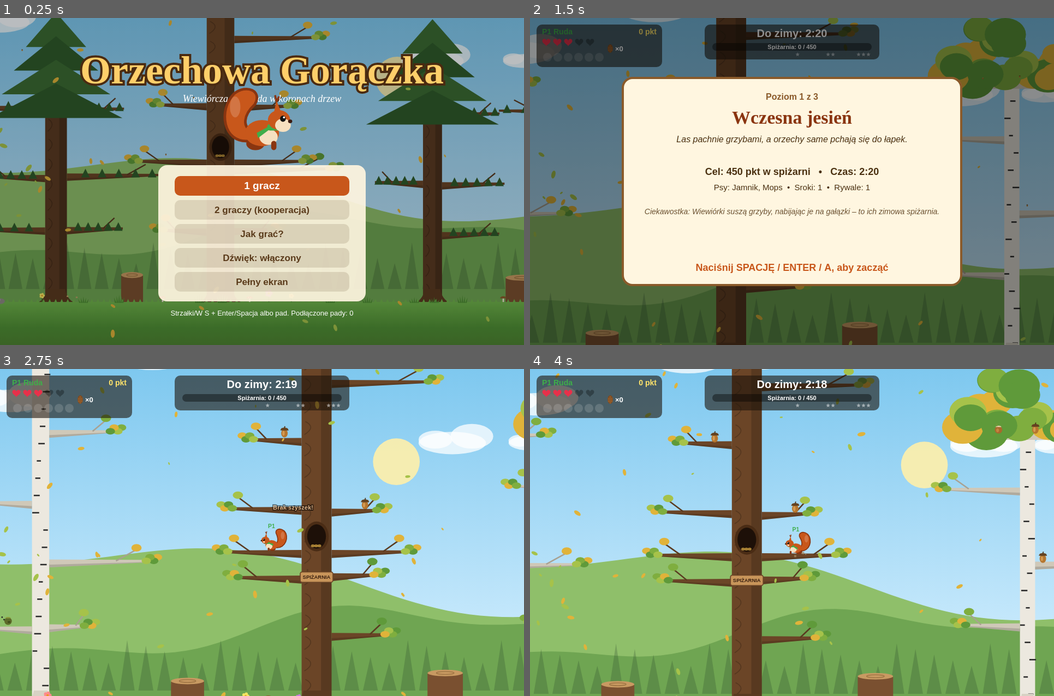
Above: before the commit, frames 1-4 (two rows, left to right).
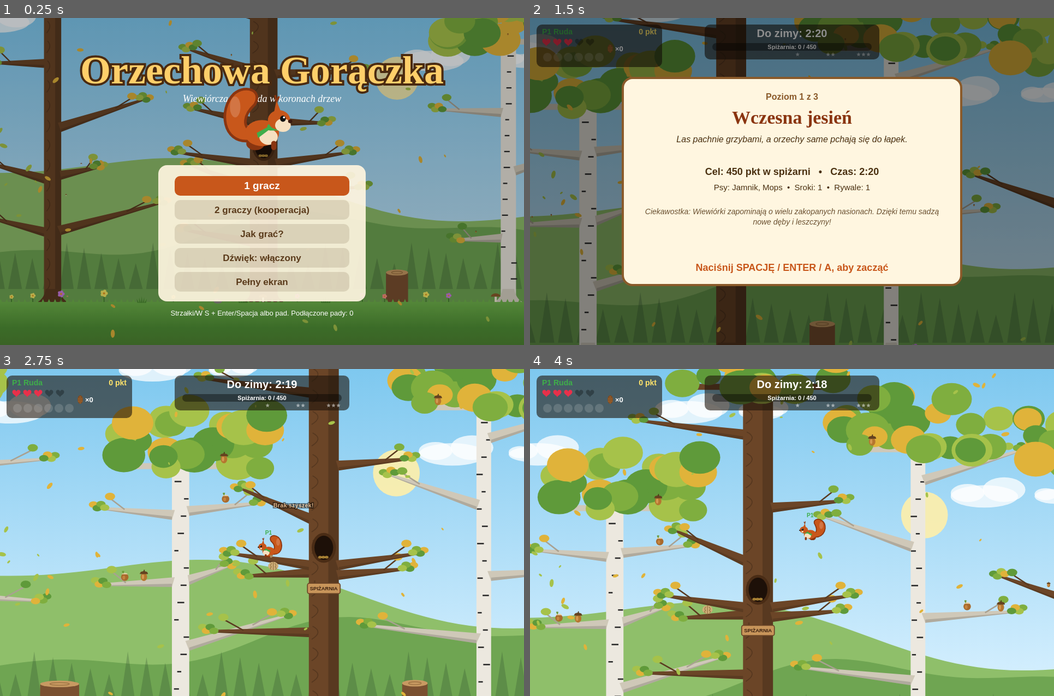
Above: after the commit, the same moments.

Repository: jab-jab-coder/game04
Game: browser game, page index.html
Same seed, same stepped clock (60 frames per second), same inputs: the game is played once before the commit and once after it.
Inputs (mouse positions are in pixels of both pictures, inside the frame that each line leads up to):
- Up to frame 1 (0.25 s): no input
- Up to frame 2 (1.5 s): click (792, 181) at 0.27 s; hold Right from 1.03 s (still down); tap Space at 1.1 s
- Up to frame 3 (2.75 s): release Right at 1.53 s; hold Down 1.58-1.85 s; tap Space at 1.6, 2.1, 2.6 s; hold Left 1.9-2.47 s; tap Enter at 2.52 s; hold Up from 2.52 s (still down)
- Up to frame 4 (4 s): release Up at 2.82 s; hold Right 2.87-3.53 s; tap Space at 3.1, 3.6 s; hold Up 3.58-3.82 s; hold Left from 3.87 s (still down)

The runs differ from the first frame. In frame 1, 22% of the frame differs, in the area x 0-100%, y 0-88%; in frame 2, 21%; in frame 3, 39%; in frame 4, 60%, in the area x 0-100%, y 0-100%.

Commit message:
Gałęzie rosną pod różnymi kątami
Gałęzie liściastych drzew od -6° do +28°, iglastych od -12° do +10°.
Wiewiórki, przedmioty i AI rywali poruszają się po rzeczywistej linii gałęzi,
bez zmiany prędkości poziomej, ześlizgiwania ani wpływu na skoki.

Co-Authored-By: Claude Opus 5.5 <noreply@anthropic.com>

Diff:
--- a/js/entities.js
+++ b/js/entities.js
@@ -36,8 +36,9 @@
   // Zejście z pnia na gałąź. Płynnie (małe przesunięcie), a przed powrotem na pień chroni
   // reguła „nie chwytaj pnia, idąc od niego” + krótka histereza switchCd.
   stepOntoPlatform(p, dir) {
-    this.state = 'ground'; this.plat = p; this.y = p.y; this.tree = null;
+    this.state = 'ground'; this.plat = p; this.tree = null;
     this.x = clamp(this.x + dir * 8, p.x + 2, p.x + p.w - 2);
+    this.y = platY(p, this.x);
     this.vx = dir * 140;
     this.switchCd = 0.2;
   }
@@ -100,6 +101,8 @@
       this.x += this.vx * dt;
       if (this.plat && (this.x < this.plat.x - 4 || this.x > this.plat.x + this.plat.w + 4)) {
         this.state = 'air'; this.plat = null; this.airMax = Math.max(RUN, Math.abs(this.vx));
+      } else if (this.plat) {
+        this.y = platY(this.plat, this.x); // idzie wzdłuż (skośnej) gałęzi, prędkość pozioma bez zmian
       }
       if (this.state === 'ground' && this.bury <= 0 && !(this.switchCd > 0)) {
         if (iy === -1) {
@@ -149,7 +152,7 @@
       }
       this.vx = clamp(this.vx, -this.airMax, this.airMax);
       if (this.vy > 1300) this.vy = 1300;
-      const prevY = this.y;
+      const prevY = this.y, prevX = this.x;
       this.x += this.vx * dt;
       this.y += this.vy * dt;
 
@@ -162,11 +165,11 @@
         let best = null;
         for (const p of world.platforms) {
           if (p === this.dropIgnore && this.dropT > 0) continue;
-          if (prevY <= p.y + 0.5 && this.y >= p.y && this.x >= p.x - 3 && this.x <= p.x + p.w + 3) {
-            if (!best || p.y < best.y) best = p;
-          }
-        }
-        if (best) this.land(best, game);
+          if (this.x < p.x - 3 || this.x > p.x + p.w + 3) continue;
+          const py = platY(p, this.x);
+          if (prevY <= platY(p, prevX) + 0.5 && this.y >= py && (!best || py < best.py)) best = { p, py };
+        }
+        if (best) this.land(best.p, game);
         else if (this.y >= GROUND_Y) this.land(null, game);
       }
     }
@@ -206,7 +209,7 @@
   land(p, game) {
     const impact = this.vy;
     this.leftTree = null;
-    this.state = 'ground'; this.plat = p; this.y = p ? p.y : GROUND_Y; this.vy = 0;
+    this.state = 'ground'; this.plat = p; this.y = p ? platY(p, this.x) : GROUND_Y; this.vy = 0;
     if (impact > 1080 && this.powers.golden <= 0) {
       this.stun = 1.1; this.vx = 0;
       game.dust(this.x, this.y, 14, '#c9b38a');
@@ -326,13 +329,14 @@
 
     const tgt = this.target || { x: this.wanderX, y: GROUND_Y, tree: null };
     const ttree = tgt.tree || null;
+    const tgtY = tgt.plat ? tgt.plat.y : tgt.y; // wysokość wejścia na gałąź celu (przy pniu)
     const goTo = (x) => { if (Math.abs(x - s.x) > 6) c.x = Math.sign(x - s.x); };
 
     if (s.state === 'climb') {
       const t = s.tree;
       if (t === ttree) {
-        if (tgt.y < s.y - 8) c.y = -1;
-        else if (tgt.y > s.y + 8) c.y = 1;
+        if (tgtY < s.y - 8) c.y = -1;
+        else if (tgtY > s.y + 8) c.y = 1;
         else c.x = Math.sign(tgt.x - s.x) || 1;
       } else c.y = 1;
     } else if (s.state === 'ground') {
@@ -343,10 +347,10 @@
         goTo(tgt.x); if (Math.abs(tgt.x - s.x) < 8) c.x = 1;
       } else {
         const t = s.plat.tree;
-        if (t === ttree && Math.abs(s.plat.y - tgt.y) < 6) goTo(tgt.x);
+        if (t === ttree && (tgt.plat === s.plat || Math.abs(s.plat.y - tgtY) < 6)) goTo(tgt.x);
         else {
           const cx = t.x + t.w / 2; goTo(cx);
-          if (Math.abs(cx - s.x) < 10) c.y = (t === ttree && tgt.y < s.y) ? -1 : 1;
+          if (Math.abs(cx - s.x) < 10) c.y = (t === ttree && tgtY < s.y) ? -1 : 1;
         }
       }
     } else {
@@ -556,16 +560,16 @@
     if (this.spawnAnim > 0) this.spawnAnim -= dt;
     if (this.pickCd > 0) this.pickCd -= dt;
     if (this.resting) return;
-    const prevY = this.y;
+    const prevY = this.y, prevX = this.x;
     this.vy += GRAVITY * dt;
     this.x += this.vx * dt; this.y += this.vy * dt;
     this.vx *= 0.99;
     this.x = clamp(this.x, 15, world.width - 15);
     if (this.vy > 0) {
       for (const p of world.platforms) {
-        if (prevY <= p.y && this.y >= p.y && this.x >= p.x && this.x <= p.x + p.w) {
-          this.y = p.y; this.rest(p); return;
-        }
+        if (this.x < p.x || this.x > p.x + p.w) continue;
+        const py = platY(p, this.x);
+        if (prevY <= platY(p, prevX) && this.y >= py) { this.y = py; this.rest(p); return; }
       }
       if (this.y >= GROUND_Y) { this.y = GROUND_Y; this.rest(null); }
     }
--- a/js/main.js
+++ b/js/main.js
@@ -92,7 +92,7 @@
     const sp = randomSpawnPoint(this.world, false);
     const type = weightedType(sp.ground);
     let plat = null;
-    if (!sp.ground) plat = this.world.platforms.find((p) => Math.abs(p.y - sp.y) < 0.1 && sp.x >= p.x && sp.x <= p.x + p.w) || null;
+    if (!sp.ground) plat = sp.plat || null;
     if (initial && type === 'golden') return; // złoty żołądź nie od razu
     for (const p of this.players) if (Math.abs(p.x - sp.x) < 60 && Math.abs(p.y - sp.y) < 60) return;
     const it = new Item(type, sp.x, sp.y, { resting: true, plat });
@@ -273,7 +273,7 @@
     const p = cands.length ? cands[Math.floor(Math.random() * cands.length)] : t.crownPlat;
     this.dust(r.x, r.y, 16, '#dddddd');
     r.x = p.side < 0 ? p.x + p.w * 0.35 : p.side > 0 ? p.x + p.w * 0.65 : p.x + p.w / 2;
-    r.y = p.y; r.state = 'ground'; r.plat = p; r.tree = null; r.vx = 0; r.vy = 0; r.charging = false;
+    r.y = platY(p, r.x); r.state = 'ground'; r.plat = p; r.tree = null; r.vx = 0; r.vy = 0; r.charging = false;
     this.sparkle(r.x, r.y - 14, '#e8e8e8');
     this.addText(r.x, r.y - 40, 'Puff!', '#eeeeee', 16);
   }
--- a/js/render.js
+++ b/js/render.js
@@ -129,41 +129,48 @@
   const t = p.tree;
   const base = p.side < 0 ? t.x : t.x + t.w;
   const tip = p.side < 0 ? p.x : p.x + p.w;
+  const by = p.y, ty = platY(p, tip);            // wysokość przy pniu i na końcu gałęzi
+  const yAt = (f) => lerp(by, ty, f);            // punkt na górnej krawędzi gałęzi
+  // gałąź wrasta w pień nieco niżej (zgrubienie u nasady)
   ctx.fillStyle = t.kind === 'birch' ? '#cfc8b8' : '#6b4527';
   ctx.beginPath();
-  ctx.moveTo(base, p.y - 1);
-  ctx.lineTo(tip, p.y);
-  ctx.lineTo(tip, p.y + 5);
-  ctx.lineTo(base, p.y + 16);
+  ctx.moveTo(base - (tip - base) * 0.04, by - 3);
+  ctx.lineTo(tip, ty);
+  ctx.lineTo(tip, ty + 5);
+  ctx.lineTo(base, by + 18);
   ctx.closePath(); ctx.fill();
   ctx.fillStyle = 'rgba(0,0,0,0.15)';
-  ctx.beginPath(); ctx.moveTo(base, p.y + 10); ctx.lineTo(tip, p.y + 4); ctx.lineTo(tip, p.y + 5); ctx.lineTo(base, p.y + 16); ctx.fill();
-  // gałązka
+  ctx.beginPath(); ctx.moveTo(base, by + 11); ctx.lineTo(tip, ty + 4); ctx.lineTo(tip, ty + 5); ctx.lineTo(base, by + 18); ctx.fill();
+  // gałązka boczna
   ctx.strokeStyle = ctx.fillStyle = t.kind === 'birch' ? '#a9a191' : '#5a3a20';
   ctx.lineWidth = 3;
-  const mid = lerp(base, tip, 0.65);
-  ctx.beginPath(); ctx.moveTo(mid, p.y + 2); ctx.lineTo(mid + (tip - base) * 0.2, p.y - 22); ctx.stroke();
+  const mid = lerp(base, tip, 0.65), midY = yAt(0.65);
+  const twX = mid + (tip - base) * 0.2, twY = midY - 22;
+  ctx.beginPath(); ctx.moveTo(mid, midY + 2); ctx.lineTo(twX, twY); ctx.stroke();
   // listki
   if (t.kind !== 'pine') {
+    const dir = Math.sign(tip - base);
     for (let i = 0; i < 4; i++) {
       ctx.fillStyle = L.leaves[(i + Math.floor(p.y)) % L.leaves.length];
-      ellipse(ctx, tip + (i - 1.5) * 8 * Math.sign(tip - base) * -1, p.y - 6 + (i % 2) * 8, 10, 7); ctx.fill();
+      ellipse(ctx, tip - (i - 1.5) * 8 * dir, ty - 6 + (i % 2) * 8 + (i - 1.5) * 8 * (ty - by) / (Math.abs(tip - base) || 1), 10, 7); ctx.fill();
     }
     ctx.fillStyle = L.leaves[Math.floor(p.y) % L.leaves.length];
-    ellipse(ctx, mid + (tip - base) * 0.2, p.y - 26, 11, 8); ctx.fill();
+    ellipse(ctx, twX, twY - 4, 11, 8); ctx.fill();
   } else {
     ctx.fillStyle = '#2f5a2a';
     for (let i = 0; i < 5; i++) {
-      const xx = lerp(base, tip, 0.2 + i * 0.18);
-      ctx.beginPath(); ctx.moveTo(xx - 10, p.y + 8); ctx.lineTo(xx, p.y - 12); ctx.lineTo(xx + 10, p.y + 8); ctx.fill();
+      const f = 0.2 + i * 0.18, xx = lerp(base, tip, f), yy = yAt(f);
+      ctx.beginPath(); ctx.moveTo(xx - 10, yy + 8); ctx.lineTo(xx, yy - 12); ctx.lineTo(xx + 10, yy + 8); ctx.fill();
     }
   }
   if (p.ice) {
-    ctx.fillStyle = 'rgba(210,240,255,0.9)';
-    ctx.fillRect(Math.min(base, tip), p.y - 2, Math.abs(tip - base), 3);
+    ctx.strokeStyle = 'rgba(210,240,255,0.9)'; ctx.lineWidth = 3;
+    ctx.beginPath(); ctx.moveTo(base, by - 0.5); ctx.lineTo(tip, ty - 0.5); ctx.stroke();
     ctx.fillStyle = 'rgba(210,240,255,0.8)';
-    for (let x = Math.min(base, tip) + 10; x < Math.max(base, tip); x += 23) {
-      ctx.beginPath(); ctx.moveTo(x, p.y + 6); ctx.lineTo(x + 3, p.y + 16); ctx.lineTo(x + 6, p.y + 6); ctx.fill();
+    const len = Math.abs(tip - base);
+    for (let d = 10; d < len; d += 23) {
+      const f = d / len, x = lerp(base, tip, f), y = yAt(f) + lerp(16, 4, f) - 10;
+      ctx.beginPath(); ctx.moveTo(x, y + 6); ctx.lineTo(x + 3, y + 16); ctx.lineTo(x + 6, y + 6); ctx.fill();
     }
   }
 }
--- a/js/world.js
+++ b/js/world.js
@@ -30,8 +30,8 @@
     let side = rng() < 0.5 ? -1 : 1;
     while (y > tree.top + 70) {
       const len = R(105, 240);
-      addBranch(tree, platforms, y, side, len, level.ice);
-      if (rng() < 0.3) addBranch(tree, platforms, y + R(-10, 10), -side, R(80, 170), level.ice);
+      addBranch(tree, platforms, y, side, len, level.ice, branchRise(rng, kind));
+      if (rng() < 0.3) addBranch(tree, platforms, y + R(-10, 10), -side, R(80, 170), level.ice, branchRise(rng, kind));
       y -= R(110, 160);
       side = -side;
     }
@@ -55,8 +55,8 @@
     if (isHome) {
       tree.hollow = { x: x + w / 2, y: GROUND_Y - 360, rx: 20, ry: 26 };
       // gwarantowana gałąź przy dziupli
-      addBranch(tree, platforms, GROUND_Y - 330, 1, 170, false);
-      addBranch(tree, platforms, GROUND_Y - 330, -1, 170, false);
+      addBranch(tree, platforms, GROUND_Y - 330, 1, 170, false, 0.12);
+      addBranch(tree, platforms, GROUND_Y - 330, -1, 170, false, 0.12);
     }
 
     trees.push(tree);
@@ -91,13 +91,31 @@
   return { trees, platforms, decor, width, home, hollowZone, saplings: [], rng };
 }
 
-function addBranch(tree, platforms, y, side, len, ice) {
+// Nachylenie gałęzi: większość rośnie skośnie w górę, część poziomo, nieliczne lekko opadają.
+// rise = tangens kąta (dodatni = w górę na zewnątrz). Świerki/sosny mają gałęzie bardziej poziome/opadające.
+function branchRise(rng, kind) {
+  const deg = kind === 'pine' ? -12 + rng() * 22 : -6 + rng() * 34;
+  return Math.tan(deg * Math.PI / 180);
+}
+
+// p.y = wysokość gałęzi przy pniu; końcówka jest wyżej/niżej zależnie od nachylenia.
+// Różnicę wysokości ograniczamy, by gałęzie nie zachodziły na siebie.
+function addBranch(tree, platforms, y, side, len, ice, rise = 0) {
+  rise = clamp(rise, -22 / len, 60 / len);
   const p = {
     x: side < 0 ? tree.x - len : tree.x,
-    y, w: len + tree.w, h: 12, tree, side, ice, len,
+    y, w: len + tree.w, h: 12, tree, side, ice, len, rise,
   };
   platforms.push(p);
   tree.branches.push(p);
+}
+
+// Wysokość powierzchni platformy w punkcie x (nad pniem gałąź jest płaska)
+function platY(p, x) {
+  if (!p.rise || !p.side) return p.y;
+  const t = p.tree;
+  const out = p.side > 0 ? x - (t.x + t.w) : t.x - x;
+  return p.y - p.rise * clamp(out, 0, p.len);
 }
 
 // Pień, który obejmuje punkt (x, y)
@@ -120,10 +138,10 @@
     // unikamy punktu przy samym pniu – orzechy rosną na końcach gałęzi
     let x = p.x + 14 + rng() * (p.w - 28);
     if (p.tree && x > p.tree.x - 10 && x < p.tree.x + p.tree.w + 10 && !p.crown) continue;
-    return { x, y: p.y, ground: false };
+    return { x, y: platY(p, x), ground: false, plat: p };
   }
   const p = plats[Math.floor(rng() * plats.length)];
-  return { x: p.x + p.w / 2, y: p.y, ground: false };
+  return { x: p.x + p.w / 2, y: platY(p, p.x + p.w / 2), ground: false, plat: p };
 }
 
 function weightedType(ground) {
